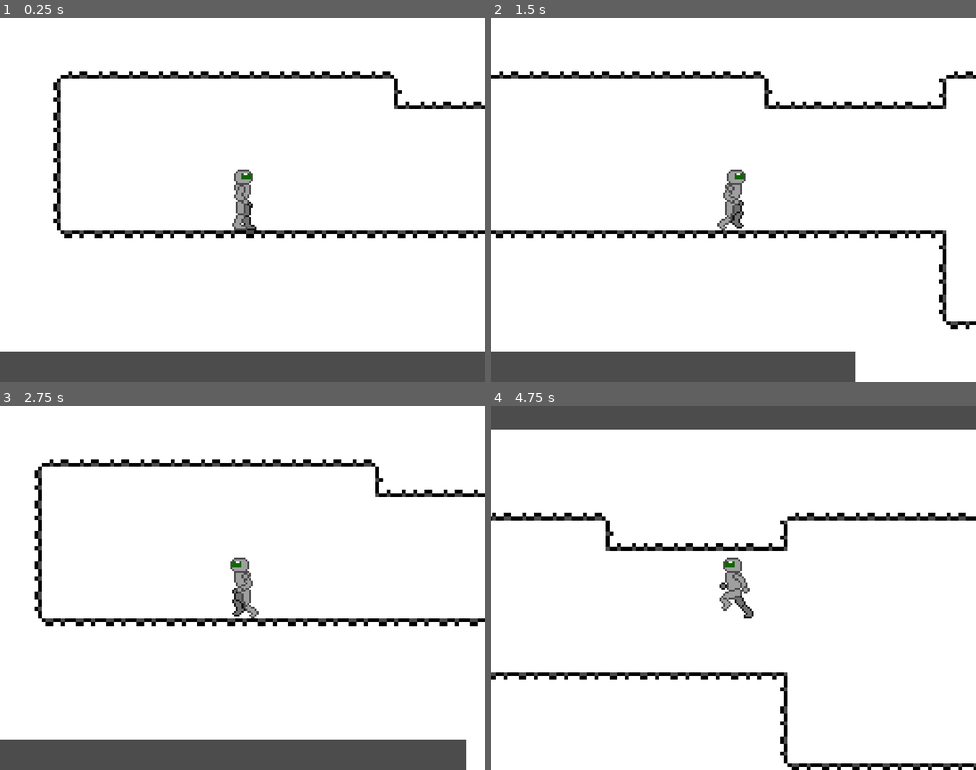
Above: before the commit, frames 1-4 (two rows, left to right).
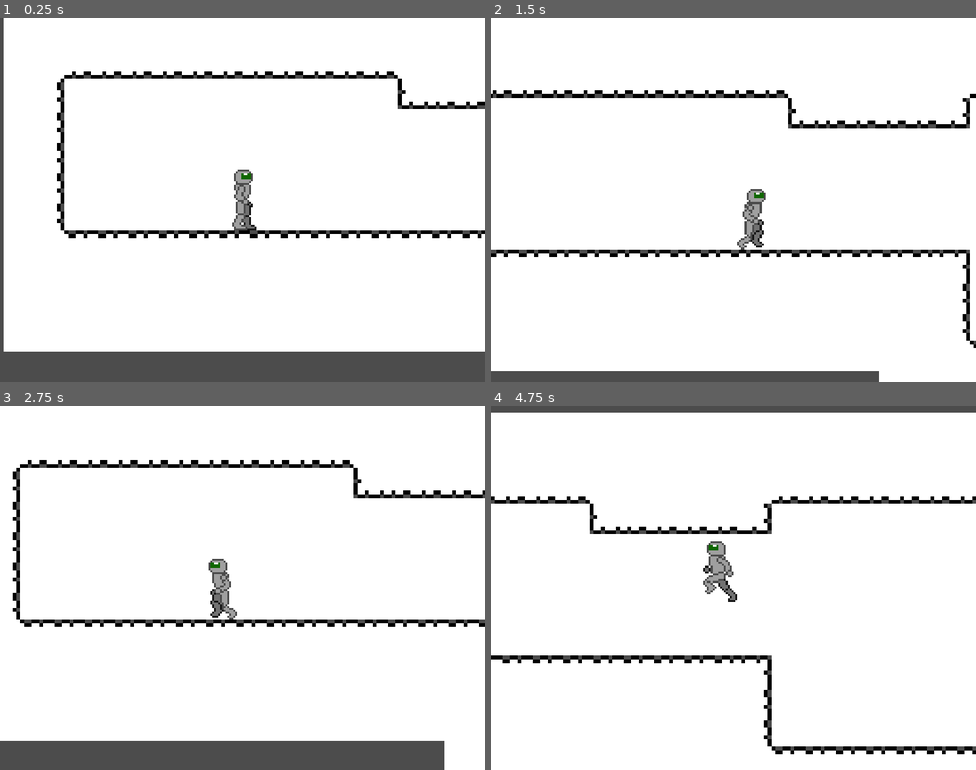
Above: after the commit, the same moments.

Repository: CRosenauer/Lost-Robot
Game: Godot game, scene res://Levels/Test/TestLevel.tscn
Two runs of this game, one before a commit and one after it. Both use one fixed random seed, a clock stepped at 60 frames per second and the inputs below.
Inputs:
- Up to frame 1 (0.25 s): no input
- Up to frame 2 (1.5 s): tap Enter at 0.5 s; hold D (InputRight) from 0.53 s (still down); tap J (InputDash) at 0.6 s; tap Space (InputJump) at 0.77 s; tap K (InputGrapple) at 1.35 s
- Up to frame 3 (2.75 s): tap Space (InputJump) at 1.52 s; release D (InputRight) at 2.03 s; hold A (InputLeft) from 2.03 s (still down); tap J (InputDash) at 2.1 s
- Up to frame 4 (4.75 s): release A (InputLeft) at 2.78 s; hold D (InputRight) 2.78-4.28 s; tap K (InputGrapple) at 2.85, 4.35 s; tap Space (InputJump) at 3.02, 3.77, 4.52 s; tap J (InputDash) at 3.6 s; hold A (InputLeft) from 4.28 s (still down)

The runs differ from the first frame. In frame 1, 3.4% of the frame differs, in the area x 0-100%, y 0-92%; in frame 2, 12%; in frame 3, 5.9%; in frame 4, 12%, in the area x 0-100%, y 1-100%.

Commit message:
Bug fixing. Some other stuff

Diff:
--- a/src/Entity/Base/IEntity.gd
+++ b/src/Entity/Base/IEntity.gd
@@ -20,3 +20,6 @@
 
 func GetDirection():
 	return sign( cos( rotation_degrees * PI / 180 ) )
+
+func FlipDirection():
+	scale.x = -1
--- a/src/Entity/Characters/Player/Player.gd
+++ b/src/Entity/Characters/Player/Player.gd
@@ -3,11 +3,12 @@
 const INPUTS = preload("res://Inputs/InputMap.gd")
 const LOCOMOTIONSTATES = preload("res://Entity/StateMachine/LocomotionStates.gd")
 const PHYSICS = preload("res://Physics/Physics.gd")
+const ABILITIES = preload("res://Entity/StateMachine/LockedInputs.gd")
 
 var m_velocity = Vector2()
 
-var m_wasOnFloor = false
-var m_wasOnWall  = false
+var m_wasOnFloor  = false
+var m_wasOnWall   = false
 
 var m_runMultiplier = 1
 
@@ -19,6 +20,13 @@
 export var WallJumpVelocity = Vector2(2, -3.5) # ^^^
 
 var m_inputs
+
+func _ready():
+	LockAbilities(ABILITIES.Jump, false)
+	LockAbilities(ABILITIES.Run, false)
+	LockAbilities(ABILITIES.DoubleJump, false)
+	LockAbilities(ABILITIES.WallJump, false)
+	LockAbilities(ABILITIES.AirDash, false)
 
 func _physics_process(_delta):
 	$Components/InputComponent.QueryInputs()
@@ -66,10 +74,17 @@
 func _on_locomotion_stateChanged(state):
 	match state:
 		LOCOMOTIONSTATES.LocomotionStates.Jump:
-			$Components/AnimatedComponent.SetAnimation("GroundJump")
-			m_velocity.y =  JumpVelocity
+			$Components/AnimatedComponent.SetAnimation("Jump")
+			m_velocity.y = JumpVelocity
+			if(m_velocity.x == 0):
+				m_velocity.x = sign(m_inputs[INPUTS.Input_Right])
+			else:
+				m_velocity.x = abs(m_velocity.x) * sign(m_inputs[INPUTS.Input_Right])
+			SetDirection(m_inputs[INPUTS.Input_Right])
 		LOCOMOTIONSTATES.LocomotionStates.WallJump:
+			m_runMultiplier = 1
 			$Components/AnimatedComponent.SetAnimation("Jump")
+			FlipDirection()
 			if(m_inputs[INPUTS.Input_Right] != 0):
 				m_velocity.x = m_inputs[INPUTS.Input_Right] * WallJumpVelocity.x
 			else:
@@ -78,6 +93,7 @@
 		LOCOMOTIONSTATES.LocomotionStates.Run:
 			m_runMultiplier = 2
 			$Components/AnimatedComponent.SetAnimation("Walk")
+			m_wasOnWall = true
 		LOCOMOTIONSTATES.LocomotionStates.Grounded:
 			m_runMultiplier = 1
 			if(m_velocity.x != 0):
@@ -85,10 +101,15 @@
 			else:
 				$Components/AnimatedComponent.SetAnimation("Idle")
 		LOCOMOTIONSTATES.LocomotionStates.AirDash:
+			m_runMultiplier = 1
 			if(m_inputs[INPUTS.Input_Right] != 0):
 				m_velocity.x = m_inputs[INPUTS.Input_Right] * AirDashVelocity.x
+				SetDirection(m_inputs[INPUTS.Input_Right])
 			else:
 				m_velocity.x = GetDirection() * AirDashVelocity.x
 			m_velocity.y = AirDashVelocity.y
 		LOCOMOTIONSTATES.LocomotionStates.PreWallJump:
 			$Components/AnimatedComponent.SetAnimation("PreWallJump")
+
+func LockAbilities(lock, disable):
+	$LocomotionStateMachine.LockAbilities(lock, disable)
--- a/src/Entity/Characters/Player/Player.tscn
+++ b/src/Entity/Characters/Player/Player.tscn
@@ -12,11 +12,21 @@
 [ext_resource path="res://Assets/Character/Walk3.png" type="Texture" id=10]
 [ext_resource path="res://Assets/Character/WallJump.png" type="Texture" id=11]
 
-[sub_resource type="SpriteFrames" id=2]
+[sub_resource type="SpriteFrames" id=1]
 animations = [ {
 "frames": [ ExtResource( 6 ) ],
 "loop": true,
 "name": "default",
+"speed": 5.0
+}, {
+"frames": [ ExtResource( 9 ) ],
+"loop": true,
+"name": "Jump",
+"speed": 5.0
+}, {
+"frames": [ ExtResource( 11 ) ],
+"loop": true,
+"name": "PreWallJump",
 "speed": 5.0
 }, {
 "frames": [ ExtResource( 6 ) ],
@@ -33,19 +43,9 @@
 "loop": true,
 "name": "GroundJump",
 "speed": 5.0
-}, {
-"frames": [ ExtResource( 9 ) ],
-"loop": true,
-"name": "Jump",
-"speed": 5.0
-}, {
-"frames": [ ExtResource( 11 ) ],
-"loop": true,
-"name": "PreWallJump",
-"speed": 5.0
 } ]
 
-[sub_resource type="RectangleShape2D" id=1]
+[sub_resource type="RectangleShape2D" id=2]
 extents = Vector2( 24, 64 )
 
 [node name="IEntity" instance=ExtResource( 1 )]
@@ -54,12 +54,12 @@
 [node name="InputComponent" parent="Components" index="0" instance=ExtResource( 4 )]
 
 [node name="AnimatedComponent" parent="Components" index="1" instance=ExtResource( 3 )]
-frames = SubResource( 2 )
-animation = "PreWallJump"
+frames = SubResource( 1 )
+animation = "Idle"
 defaultAnimation = "Idle"
 
 [node name="LocomotionStateMachine" parent="." index="1" instance=ExtResource( 5 )]
 
 [node name="CollisionShape2D" type="CollisionShape2D" parent="." index="2"]
-shape = SubResource( 1 )
+shape = SubResource( 2 )
 [connection signal="OnStateChanged" from="LocomotionStateMachine" to="." method="_on_locomotion_stateChanged"]
--- /dev/null
+++ b/src/Entity/StateMachine/LockedInputs.gd
@@ -0,0 +1,4 @@
+extends Node
+
+
+enum {Jump, Run, DoubleJump, WallJump, AirDash}
--- a/src/Entity/StateMachine/LocomotionStateMachine.gd
+++ b/src/Entity/StateMachine/LocomotionStateMachine.gd
@@ -1,7 +1,8 @@
 extends "res://Entity/StateMachine/IStateMachine.gd"
 
-const INPUTS = preload("res://Inputs/InputMap.gd")
-const STATES = preload("res://Entity/StateMachine/LocomotionStates.gd")
+const INPUTS    = preload("res://Inputs/InputMap.gd")
+const STATES    = preload("res://Entity/StateMachine/LocomotionStates.gd")
+const ABILITIES = preload("res://Entity/StateMachine/LockedInputs.gd")
 
 export var WallJumpTime = 0.1
 
@@ -14,6 +15,8 @@
 
 var m_oppositeDirectionPressed = false
 var m_jumpPressed = false
+
+var m_disabledAbilities = [true, true, true, true, true]
 
 func _ready():
 	m_currentState = STATES.LocomotionStates.Grounded
@@ -58,7 +61,6 @@
 		OnPreWallJump()
 		return
 
-
 #Todo: Logic for grapplings
 func OnGrounded():
 	m_usedDoubleJump = false
@@ -77,27 +79,28 @@
 	if(!m_isOnWall && !m_isOnFloor):
 		ResetWallJumpParams()
 		m_currentState = STATES.LocomotionStates.Jump
+		get_parent().get_node("Components/AnimatedComponent").SetAnimation("Jump")
 
 func OnDirectionChange(nDirection):
 	m_direction = nDirection
 
 func CanJump(inputArr, edgeArr):
-	return (GetState() == STATES.LocomotionStates.Grounded || GetState() == STATES.LocomotionStates.Run) && (edgeArr[INPUTS.Input_Jump] == 1)
+	return !m_disabledAbilities[ABILITIES.Jump] && (GetState() == STATES.LocomotionStates.Grounded || GetState() == STATES.LocomotionStates.Run) && (edgeArr[INPUTS.Input_Jump] == 1)
 
 func CanDoubleJump(inputArr, edgeArr):
-	return (GetState() == STATES.LocomotionStates.Jump || GetState() == STATES.LocomotionStates.PreWallJump) && (edgeArr[INPUTS.Input_Jump] == 1) && !m_usedDoubleJump
+	return !m_disabledAbilities[ABILITIES.DoubleJump] && (GetState() == STATES.LocomotionStates.Jump || GetState() == STATES.LocomotionStates.PreWallJump) && (edgeArr[INPUTS.Input_Jump] == 1) && !m_usedDoubleJump
 
 func CanAirDash(inputArr, edgeArr):
-	return !m_usedAirDash && ( GetState() == STATES.LocomotionStates.Jump ||  GetState() == STATES.LocomotionStates.PreWallJump ) && (edgeArr[INPUTS.Input_Dash] == 1)
+	return !m_disabledAbilities[ABILITIES.AirDash] && !m_usedAirDash && ( GetState() == STATES.LocomotionStates.Jump ||  GetState() == STATES.LocomotionStates.PreWallJump ) && (edgeArr[INPUTS.Input_Dash] == 1)
 
 func CanPreWallJump(inputArr, edgeArr):
-	return m_isOnWall && !m_isOnFloor && (STATES.LocomotionStates.Jump || STATES.LocomotionStates.AirDash)
+	return !m_disabledAbilities[ABILITIES.WallJump] && m_isOnWall && !m_isOnFloor && (STATES.LocomotionStates.Jump || STATES.LocomotionStates.AirDash)
 
 func CanWallJump(inputArr, edgeArr):
-	return GetState() == STATES.LocomotionStates.PreWallJump && m_oppositeDirectionPressed && m_jumpPressed
+	return !m_disabledAbilities[ABILITIES.WallJump] && GetState() == STATES.LocomotionStates.PreWallJump && m_oppositeDirectionPressed && m_jumpPressed
 
 func CanRun(inputArr, edgeArr):
-	return GetState() == STATES.LocomotionStates.Grounded && (inputArr[INPUTS.Input_Dash] == 1)
+	return !m_disabledAbilities[ABILITIES.Run] && GetState() == STATES.LocomotionStates.Grounded && (inputArr[INPUTS.Input_Dash] == 1)
 
 func CanStopRun(inputArr, edgeArr):
 	return GetState() == STATES.LocomotionStates.Run && (inputArr[INPUTS.Input_Dash] == 0)
@@ -149,3 +152,6 @@
 func ResetWallJumpParams():
 	m_oppositeDirectionPressed = false
 	m_jumpPressed = false
+
+func LockAbilities(lock, disable):
+	m_disabledAbilities[lock] = disable
--- a/src/Levels/Test/TestLevel.gd
+++ b/src/Levels/Test/TestLevel.gd
@@ -1,4 +1,16 @@
 extends Node2D
 
+export var VelocityScale = 200
+export var SpeedModConstraint = 250
+
 func _process(_delta):
-	$CameraComponent.position = $IEntity.position
+	$CameraComponent.position    = $IEntity.position
+
+	var mod = $IEntity.m_velocity.x * VelocityScale
+
+	if(mod > SpeedModConstraint):
+		mod = SpeedModConstraint
+	elif(mod < -SpeedModConstraint):
+		mod = -SpeedModConstraint
+
+	#$CameraComponent.position.x += mod
--- a/src/Levels/Test/TestLevel.tscn
+++ b/src/Levels/Test/TestLevel.tscn
@@ -84,18 +84,18 @@
 3/z_index = 0
 
 [node name="Node2D" type="Node2D"]
+position = Vector2( 0, -24 )
 script = ExtResource( 4 )
-__meta__ = {
-"_edit_group_": true
-}
 
 [node name="TileMap" type="TileMap" parent="."]
-tile_set = SubResource( 5 )
+tile_set = SubResource( 3 )
 format = 1
 tile_data = PoolIntArray( -1900497, -1073741822, 0, -1900496, -1073741822, 0, -1900495, -1073741822, 0, -1900494, -1073 …(42056 unchanged characters)…
 
 [node name="IEntity" parent="." instance=ExtResource( 2 )]
-position = Vector2( 512, 384 )
+position = Vector2( 504, 448 )
 
 [node name="CameraComponent" parent="." instance=ExtResource( 3 )]
-position = Vector2( 512, 384 )
+position = Vector2( 504, 448 )
+smoothing_enabled = true
+smoothing_speed = 6.0
Binary file changed: src/Assets/Character/WallJump.png
Not shown: 1 places in src/Levels/Test/TestLevel.tscn that only renumber resources
